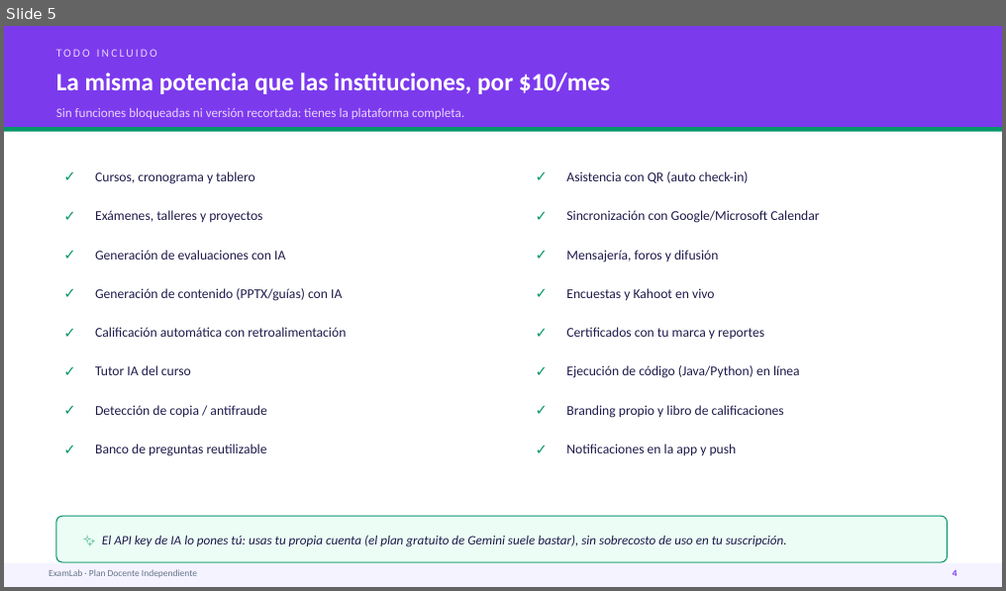
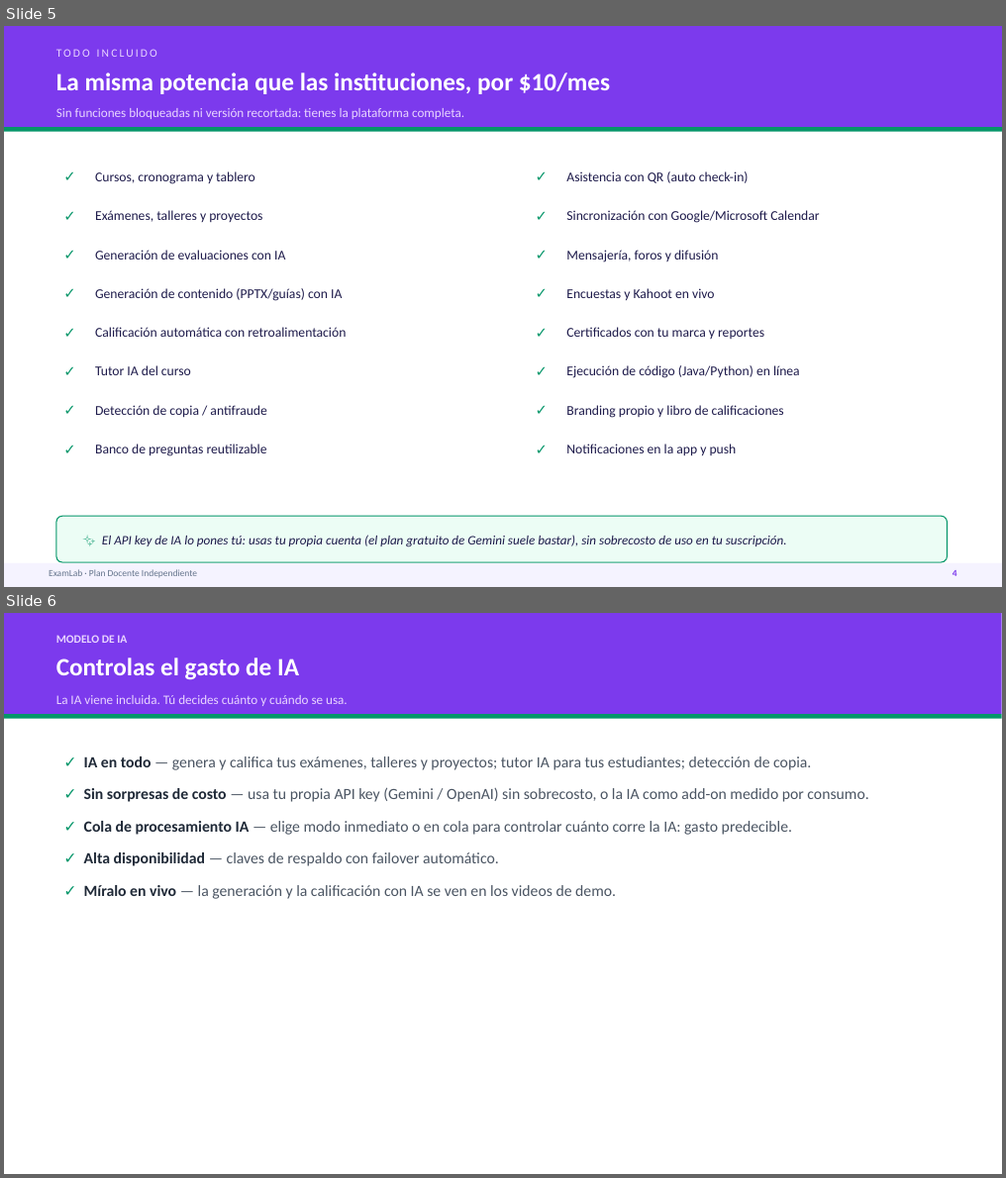
Before and after one commit to AndresDFX/examlab, a slide deck: docs/demos/presentacion/ExamLab-Presentacion-Independientes.pptx. Shown one above the other, each under a label of ours: slide 5 before the commit, slides 5 and 6 after it. The pictures are 1006x591 and 1006x1178 pixels, drawn with LibreOffice and Linux fonts; fonts in the diff are those of the drawing. Boxes give left, top, right and bottom in pixels: in the first picture for what was removed or moved away, otherwise in the second. Text is boxed around its words. In the diff, an @@ line names an element or a change of style, - is before the commit and + after.

```diff
--- a/docs/demos/presentacion/ExamLab-Presentacion-Independientes.pptx
+++ b/docs/demos/presentacion/ExamLab-Presentacion-Independientes.pptx
@@ slide 6 added at <box>4,613,1002,1174</box>, background #FFFFFF @@
@@ rectangle added at <box>4,613,1002,714</box>, fill #7C3AED @@
@@ text added at <box>56,635,127,643</box>, 11 pt, text #E9D5FF, bold @@
+MODELO DE IA
@@ text added at <box>56,658,299,680</box>, 24 pt, text #FFFFFF, bold @@
+Controlas el gasto de IA
@@ text added at <box>56,695,348,706</box>, 12.5 pt, text #E9D5FF @@
+La IA viene incluida. Tú decides cuánto y cuándo se usa.
@@ rectangle added at <box>4,714,1002,719</box>, fill #059669 @@
@@ text added at <box>84,757,868,899</box>, 15 pt, text #4B5563 @@
+✓ IA en todo — genera y califica tus exámenes, talleres y proyectos; tutor IA para tus estudiantes; detección de copia.
+✓ Sin sorpresas de costo — usa tu propia API key (Gemini / OpenAI) sin sobrecosto, o la IA como add-on medido por consumo.
+✓ Cola de procesamiento IA — elige modo inmediato o en cola para controlar cuánto corre la IA: gasto predecible.
+✓ Alta disponibilidad — claves de respaldo con failover automático.
+✓ Míralo en vivo — la generación y la calificación con IA se ven en los videos de demo.
```
Also in this commit, not shown: 5 other files.
